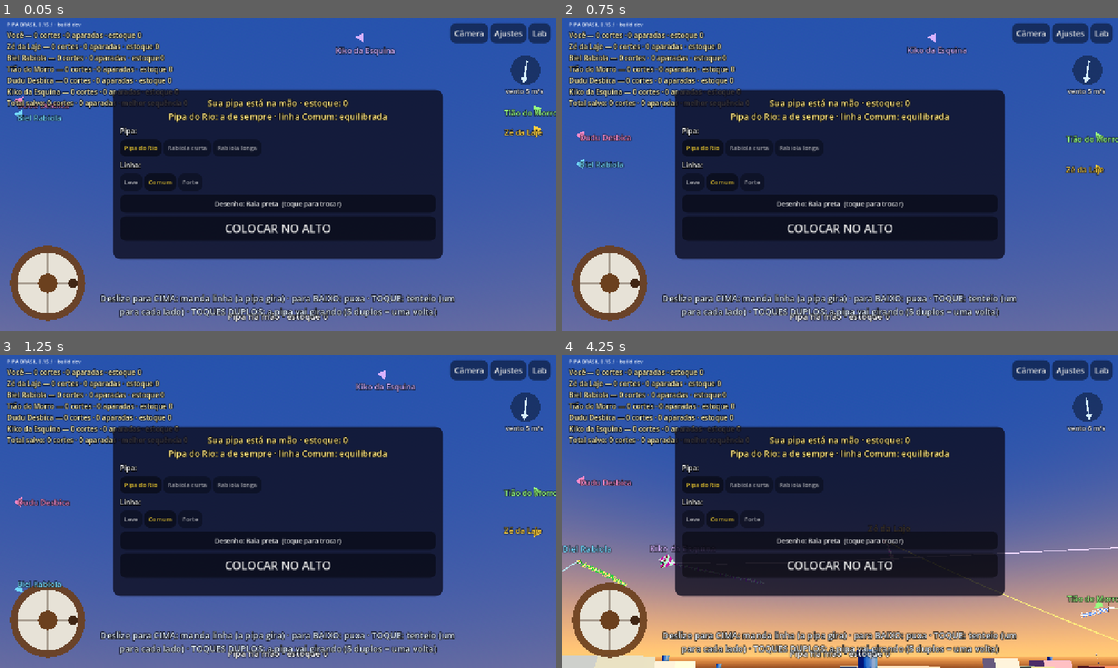
Above: before the commit, frames 1-4 (two rows, left to right).
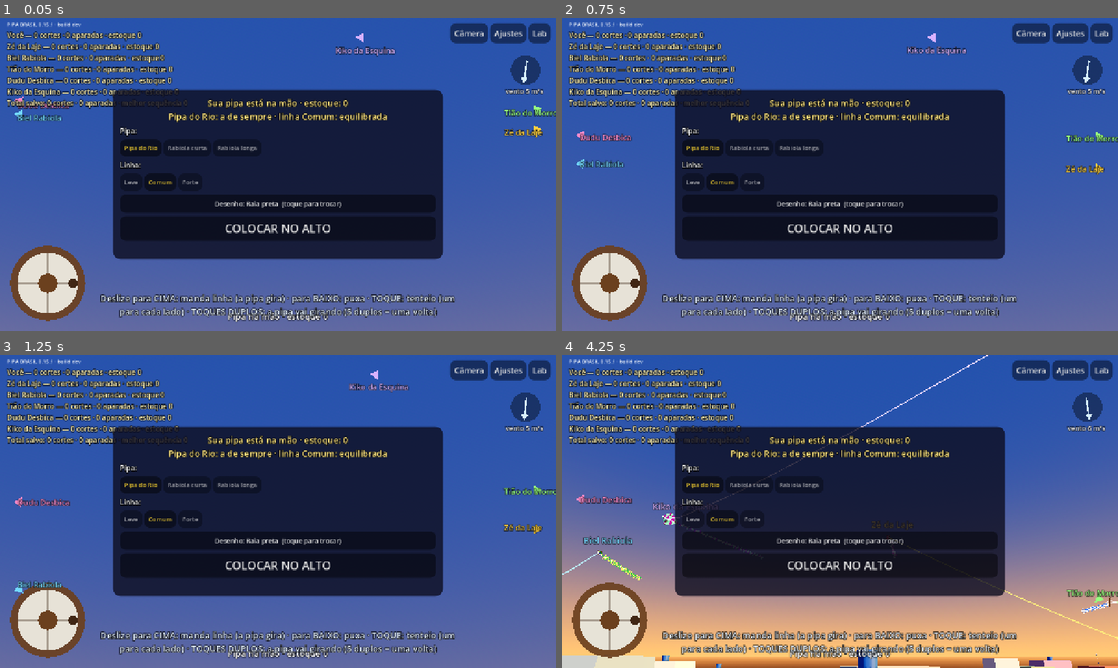
Above: after the commit, the same moments.

Repository: lucaskaeller201-ui/Pipa-Brasil
Game: Godot game, scene res://scenes/main/main.tscn
The game is run twice, just before and just after one commit, with the same random seed, the same clock (stepped at 60 frames per second) and the same inputs.
Inputs (mouse positions are in pixels of both pictures, inside the frame that each line leads up to):
- Up to frame 1 (0.05 s): no input
- Up to frame 2 (0.75 s): tap Enter at 0.5 s; move the mouse to (962, 158) at 0.52 s; hold Right from 0.53 s (still down); tap Z at 0.6 s; click (962, 158) at 0.67 s
- Up to frame 3 (1.25 s): keep holding Right; tap Space at 0.77 s
- Up to frame 4 (4.25 s): release Right at 1.25 s; click "Câmera" at 1.25 s; drag from (728, 527) to (812, 574) at 2.02 s; move the mouse to (895, 442) at 2.77 s; hold Right 2.78-3.5 s; tap Q at 2.85 s; drag from (812, 574) to (673, 464) at 3.52 s

Frame 1 is identical in both runs. In frame 2, 0.4% of the frame differs, in the area x 3-100%, y 4-51%; in frame 3, 0.7%; in frame 4, 2.2%, in the area x 0-100%, y 0-92%.

Commit message:
Freio do giro maior com a rabiola comprida
Co-Authored-By: Claude Opus 5.5 <noreply@anthropic.com>
Claude-Session: https://claude.ai/code/session_01VcBVPpGPHbKMkWY2F5CwiY

Diff:
--- a/sim/kite/kite_definition.gd
+++ b/sim/kite/kite_definition.gd
@@ -159,6 +159,7 @@
 	d.tail_mass = 0.007
 	d.tail_segments = 22
 	d.tail_width = 0.012
+	d.spin_release_drag = 11.0   # a rabiola comprida embala: freia um pouco mais
 	return d
 
 
